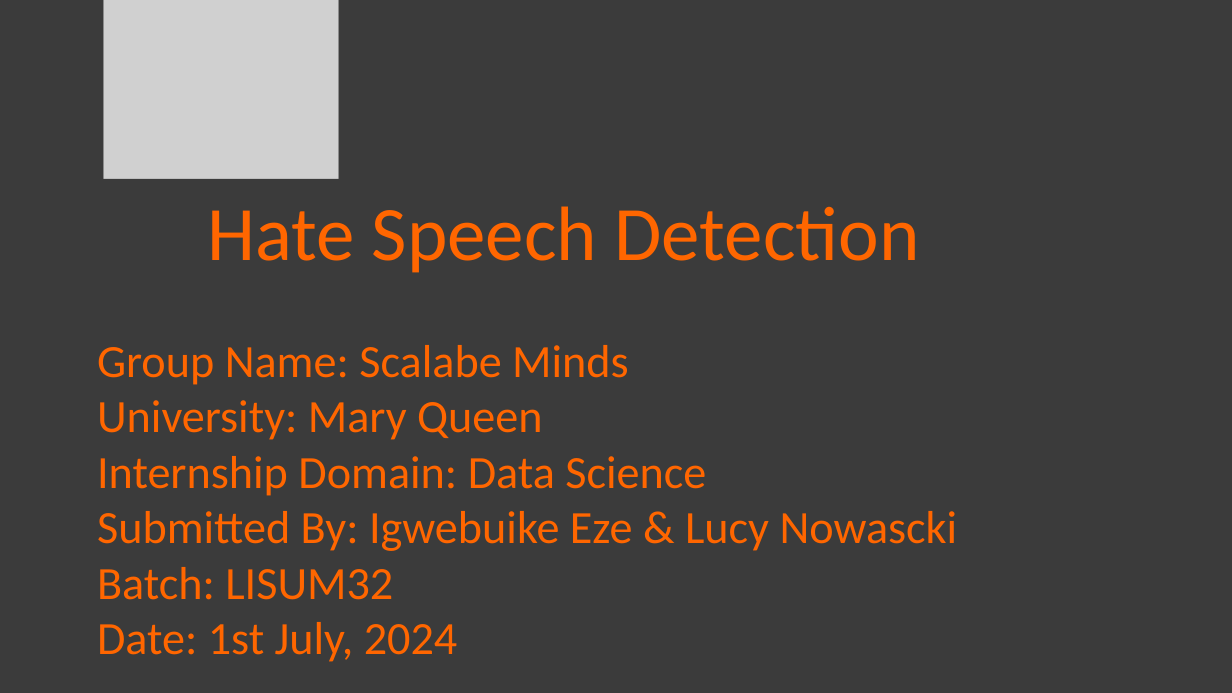
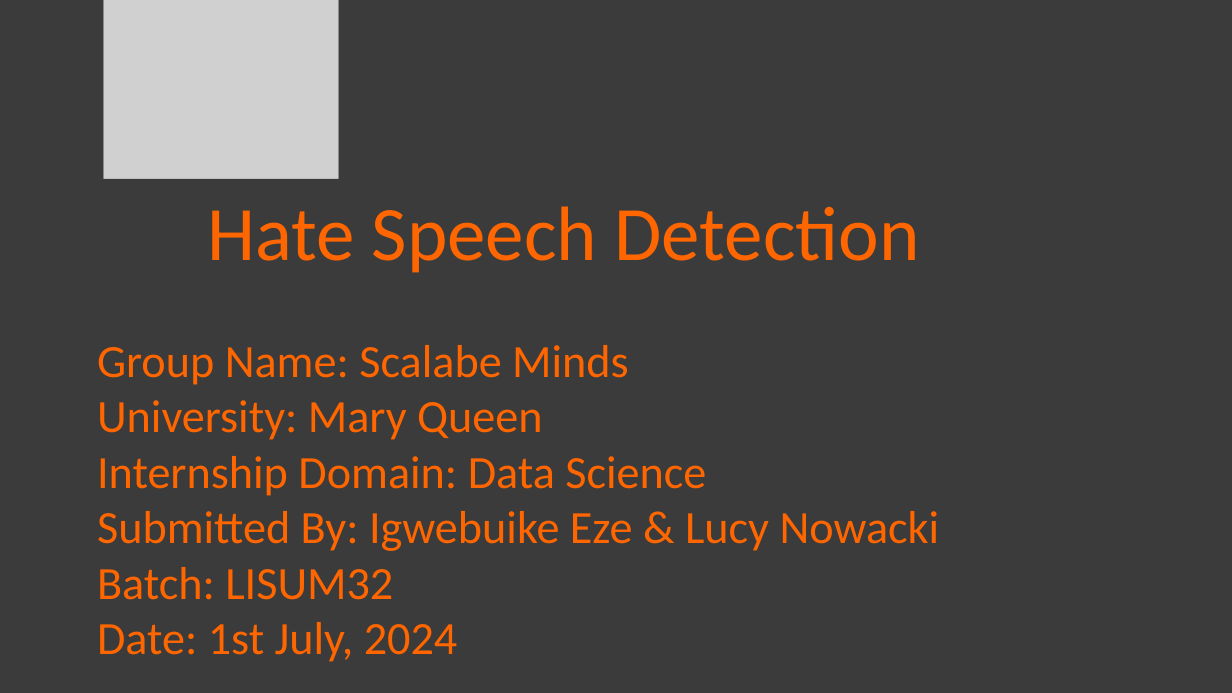
Before and after one commit to samson12193/xLSTM_Hate_Speech_Detector, a slide deck: slide 1 of Data Glacier Internship.pptx. Drawn at 1232x693 pixels with LibreOffice and Linux fonts; fonts in the diff are those of the drawing; grey boxes stand for pictures. Boxes give left, top, right and bottom in pixels: in the first picture for what was removed or moved away, otherwise in the second. Text is boxed around its words. In the diff, an @@ line names an element or a change of style, - is before the commit and + after.

```diff
--- a/Data Glacier Internship.pptx
+++ b/Data Glacier Internship.pptx
@@ text at [97,511,940,551]: text changed @@
-Submitted By: Igwebuike Eze & Lucy Nowascki
+Submitted By: Igwebuike Eze & Lucy Nowacki
```
Also in this commit, not shown: 6 other slides changed, 7 slides added, 1 slide removed.
